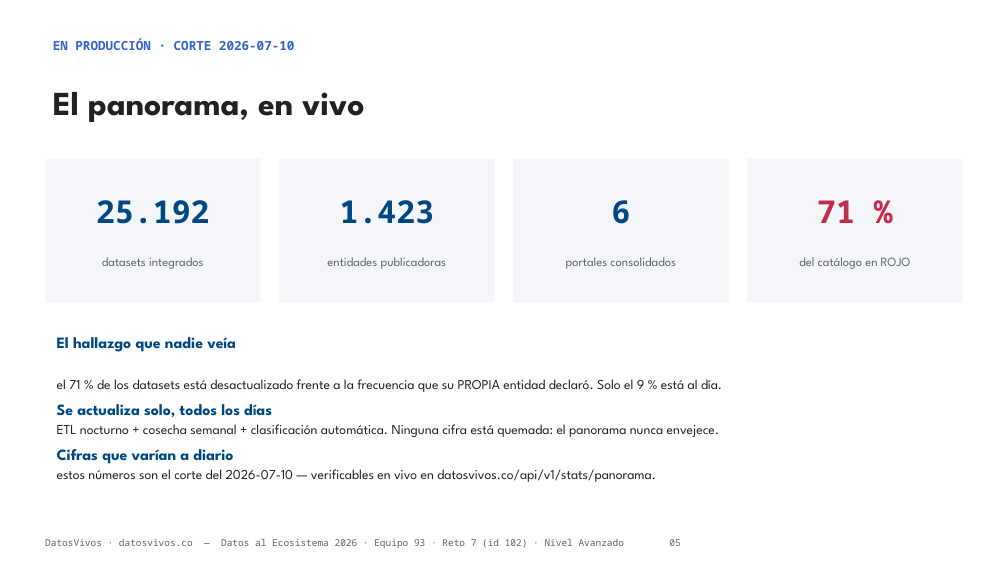
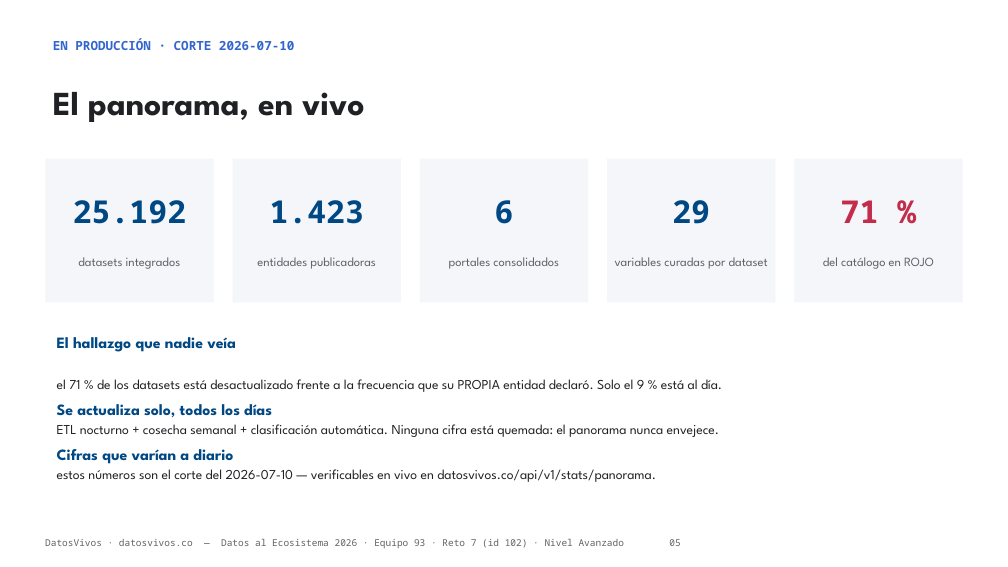
Before and after one commit to jsricop/DatosVivos, a slide deck: slide 5 of recursos/presentacion.pptx. Drawn at 1008x567 pixels with LibreOffice and Linux fonts; fonts in the diff are those of the drawing. Boxes give left, top, right and bottom in pixels: in the first picture for what was removed or moved away, otherwise in the second. Text is boxed around its words. In the diff, an @@ line names an element or a change of style, - is before the commit and + after.

```diff
--- a/recursos/presentacion.pptx
+++ b/recursos/presentacion.pptx
@@ rectangle "25.192": place and size @@
-rectangle "25.192" at [45,159,261,302]
+rectangle "25.192" at [45,159,214,302]
@@ rectangle "1.423": place and size @@
-rectangle "1.423" at [280,159,495,302]
+rectangle "1.423" at [233,159,402,302]
@@ rectangle "6": place and size @@
-rectangle "6" at [513,159,729,302]
+rectangle "6" at [420,159,588,302]
@@ rectangle added at [607,159,776,302], fill #F4F6F9, 12 pt, text #5F6368 @@
+29
+variables curadas por dataset
@@ rectangle "71 %": place and size @@
-rectangle "71 %" at [748,159,963,302]
+rectangle "71 %" at [795,159,963,302]
```
Also in this commit, not shown: 10 other slides changed, 1 slide added, 7 other files.
